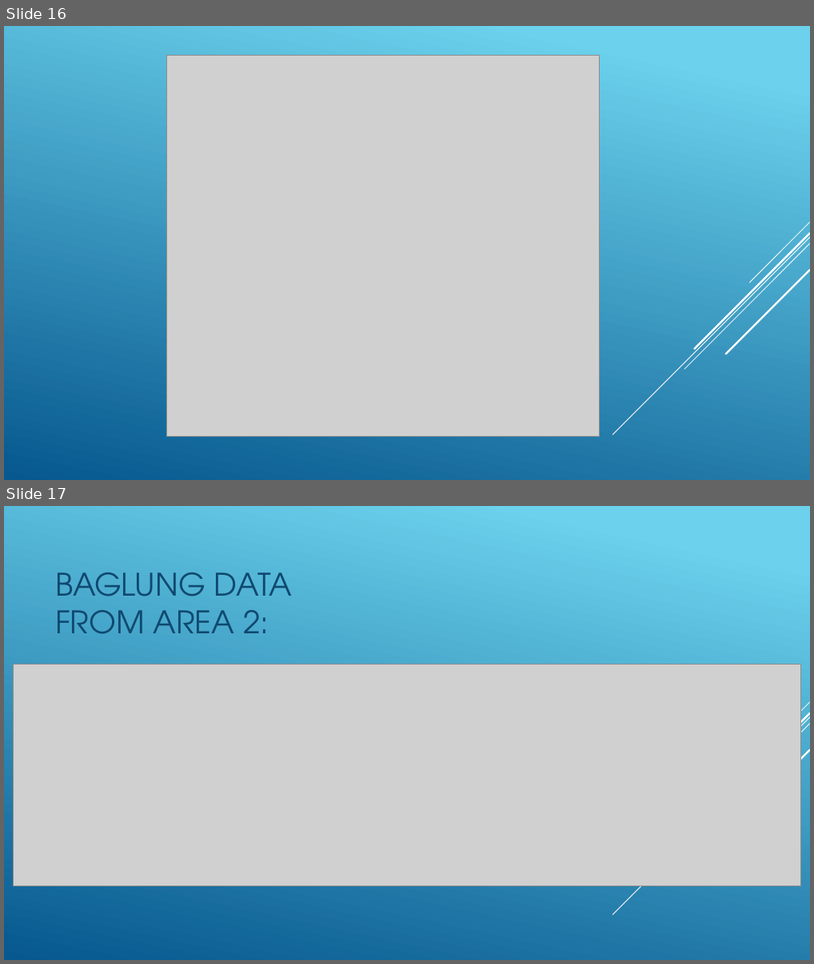
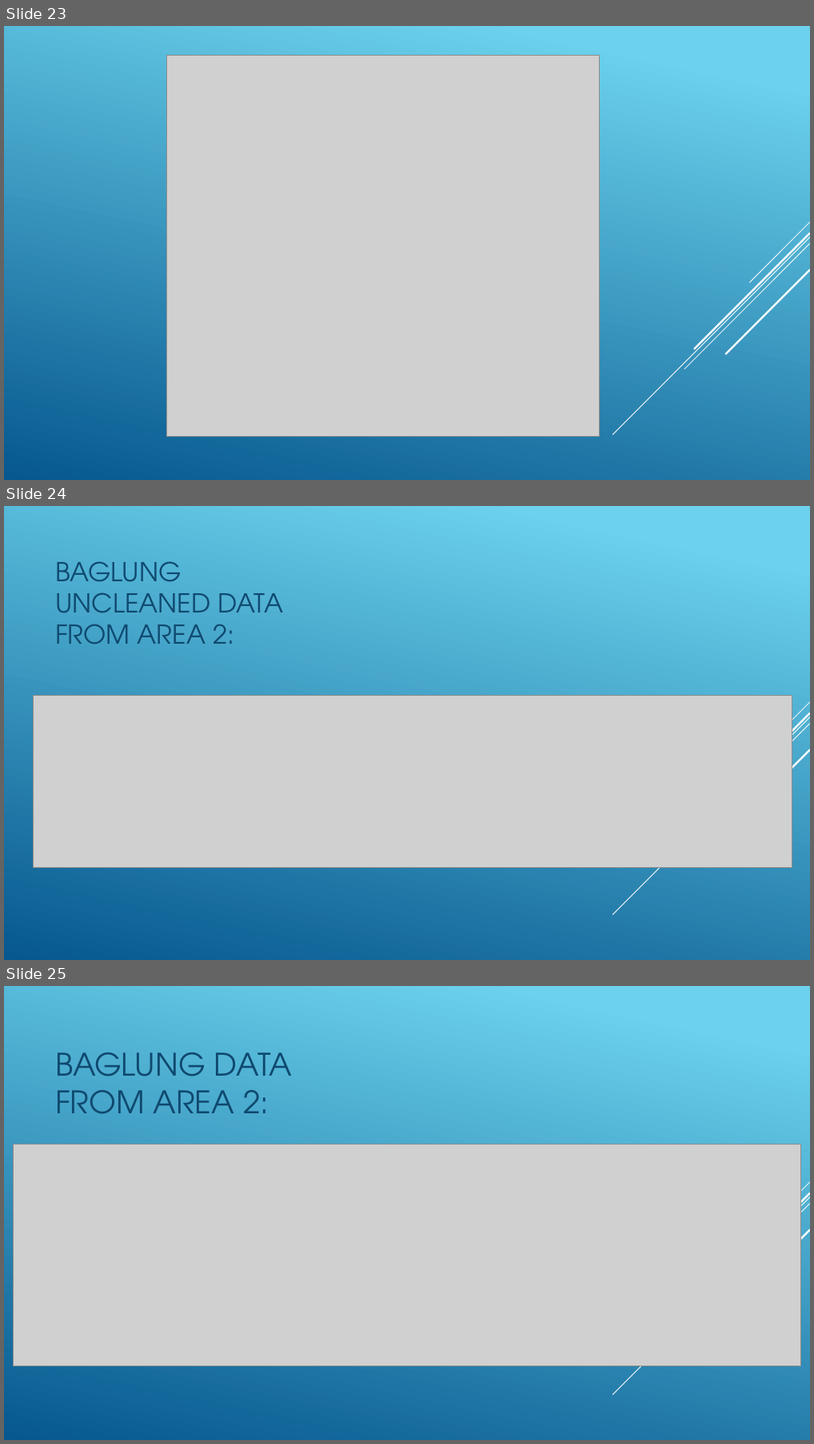
Before and after one commit to bishal2059/datathon_ices, a slide deck: Datathon Final dataset/Central election 2074/gandaki/Presentation.pptx. Shown one above the other, each under a label of ours: slides 16 and 17 before the commit, slides 23, 24 and 25 after it. The pictures are 814x964 and 814x1444 pixels, drawn with LibreOffice and Linux fonts; fonts in the diff are those of the drawing; grey boxes stand for pictures. Boxes give left, top, right and bottom in pixels: in the first picture for what was removed or moved away, otherwise in the second. Text is boxed around its words. In the diff, an @@ line names an element or a change of style, - is before the commit and + after.

```diff
--- a/Datathon Final dataset/Central election 2074/gandaki/Presentation.pptx
+++ b/Datathon Final dataset/Central election 2074/gandaki/Presentation.pptx
@@ slide 24 added at (x1=4, y1=506, x2=810, y2=960), background gradient #6ED2EB to #06588E; not listed: 5 template elements that a slide beside it also shows @@
@@ text added at (x1=55, y1=561, x2=283, y2=644), 31 pt, text #0F496F @@
+BAGLUNG UNCLEANED DATA FROM AREA 2:
@@ picture added at (x1=33, y1=696, x2=792, y2=867) @@
@@ what was slide 16 is now slide 23 @@
@@ what was slide 17 is now slide 25 @@
```
Also in this commit, not shown: 7 other slides added, 1 other file.
